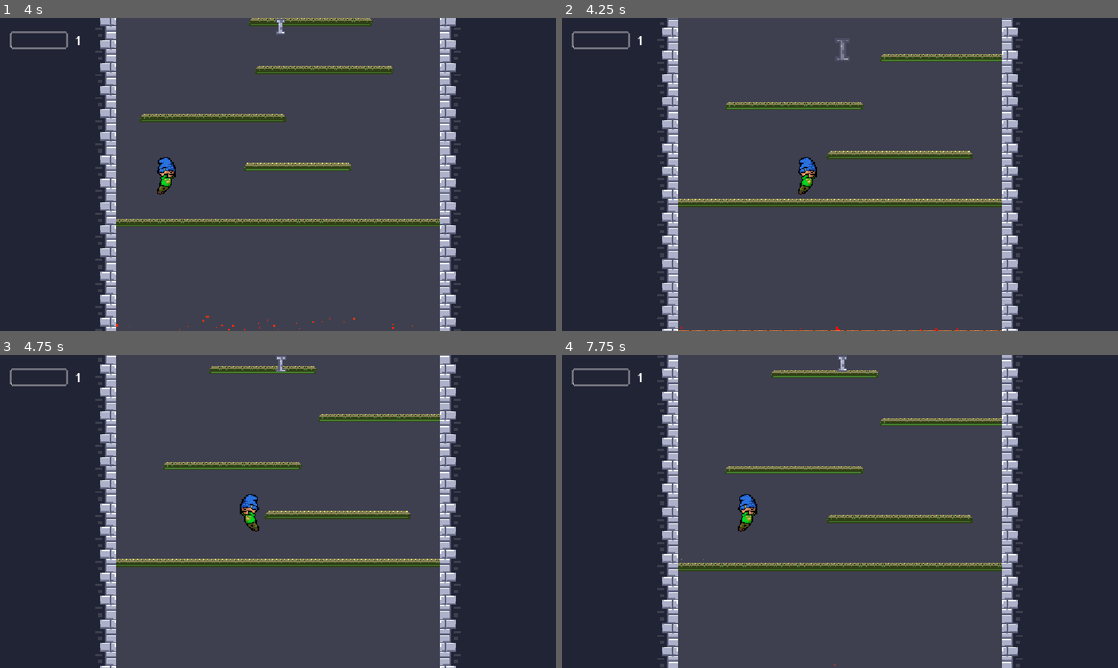
Above: before the commit, frames 1-4 (two rows, left to right).
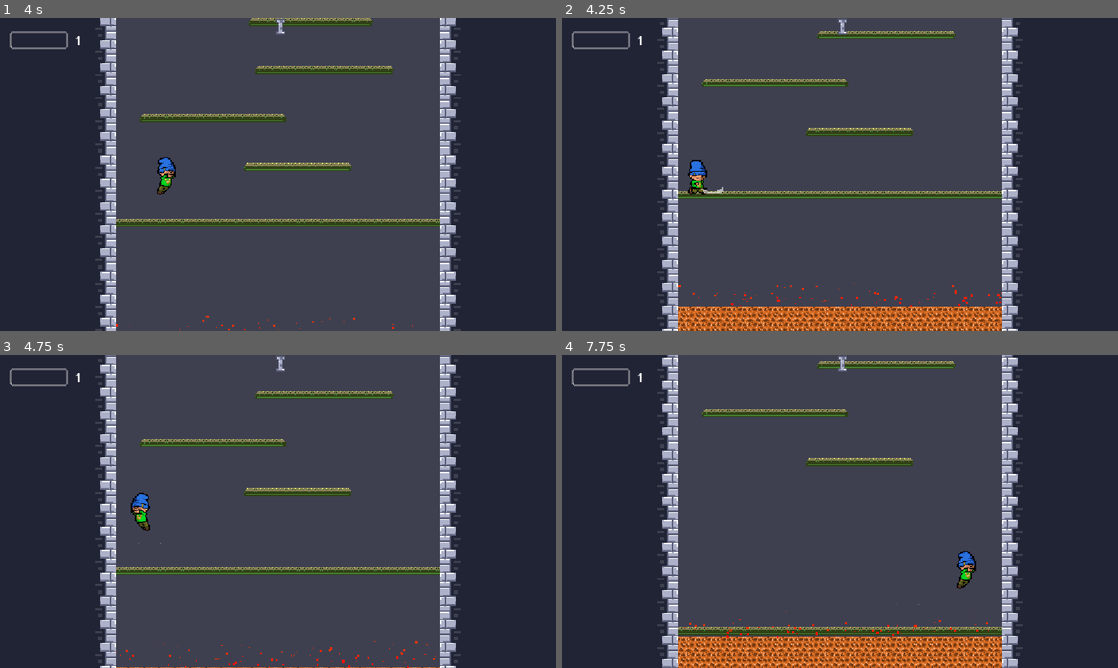
Above: after the commit, the same moments.

Repository: DoktorZnak/ice-tower-dz
Game: Godot game, scene res://scenes/main/main.tscn
Two runs of this game, one before a commit and one after it. Both use one fixed random seed, a clock stepped at 60 frames per second and the inputs below. Sound files missing from this copy of the repository are replaced by a short silence.
Inputs (mouse positions are in pixels of both pictures, inside the frame that each line leads up to):
- Up to frame 1 (4 s): move the mouse to (400, 158) at 0.52 s; hold D (right) 0.53-2.03 s; click (400, 158) at 0.67 s; tap Space (jump) at 0.77, 1.52, 3.02, 3.77 s; move the mouse to (166, 190) at 1.27 s; move the mouse to (333, 105) at 2.02 s; hold A (left) 2.03-2.78 s; move the mouse to (250, 237) at 2.77 s; hold D (right) from 2.78 s (still down); click (250, 237) at 2.92 s; move the mouse to (444, 221) at 3.52 s
- Up to frame 2 (4.25 s): keep holding D (right); tap R (reset_game) at 4.15 s
- Up to frame 3 (4.75 s): move the mouse to (111, 464) at 4.27 s; release D (right) at 4.28 s; hold A (left) from 4.28 s (still down); tap Space (jump) at 4.52 s
- Up to frame 4 (7.75 s): move the mouse to (867, 511) at 5.02 s; release A (left) at 5.03 s; hold D (right) 5.03-5.78 s; click (867, 511) at 5.17 s; move the mouse to (756, 433) at 5.77 s; hold A (left) 5.78-7.28 s; tap Space (jump) at 6.02, 6.77, 7.52 s; move the mouse to (962, 495) at 6.52 s; move the mouse to (728, 527) at 7.27 s; hold D (right) from 7.28 s (still down); click (728, 527) at 7.42 s

Frame 1 is identical in both runs. In frame 2, 12% of the frame differs, in the area x 17-83%, y 0-100%; in frame 3, 8.2%; in frame 4, 18%.

Commit message:
disable reset game key

Diff:
--- a/scenes/main/main.gd
+++ b/scenes/main/main.gd
@@ -7,10 +7,10 @@
 	EventBus.player_level_changed.connect(on_player_level_up)
 	EventBus.game_level_changed.emit(1)
 
-func _process(_delta):
-	if Input.is_action_just_pressed("reset_game"):
-		GameManager.reset_stat_points()
-		get_tree().reload_current_scene()
+# func _process(_delta):
+	# if Input.is_action_just_pressed("reset_game"):
+	# 	GameManager.reset_stat_points()
+	# 	get_tree().reload_current_scene()
 
 	#if Input.is_action_just_pressed('pause'):
 		#$UpgradeCards.open_upgrade_menu()
Not shown, changed: html/my ice tower.html
Not shown, changed: html/my ice tower.pck
